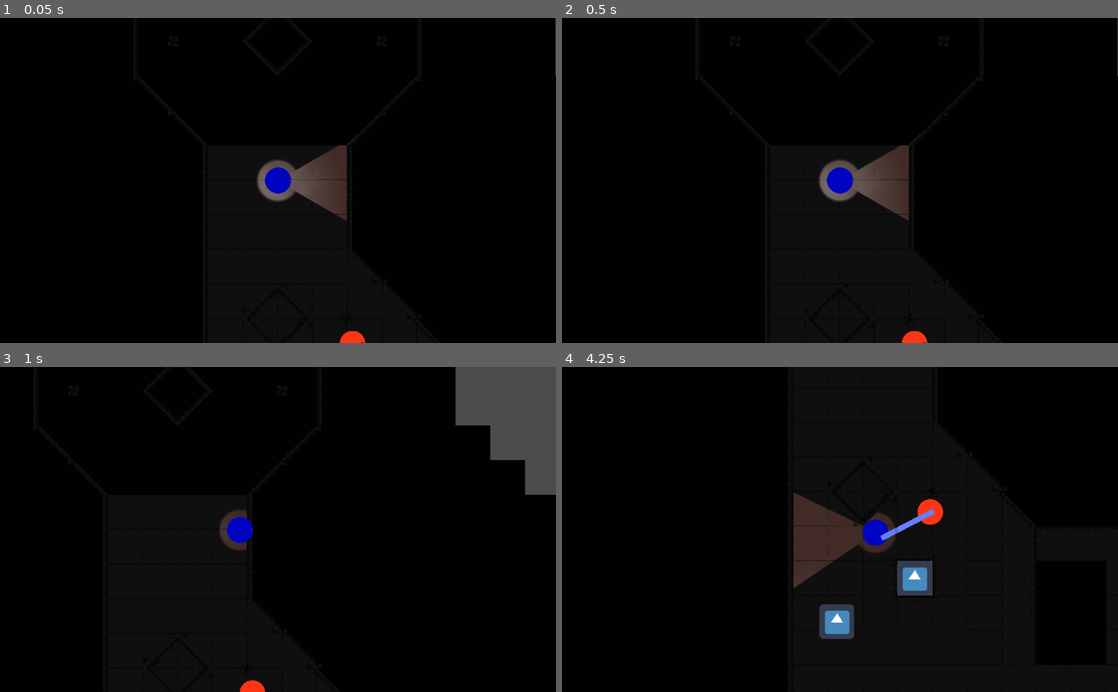
Above: before the commit, frames 1-4 (two rows, left to right).
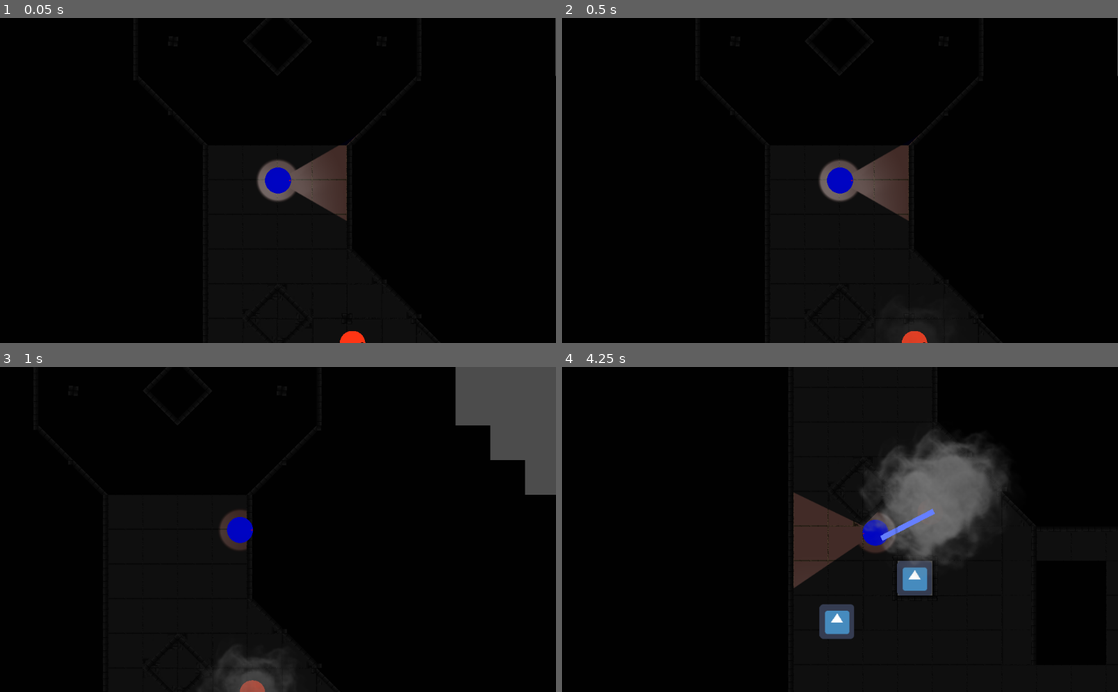
Above: after the commit, the same moments.

Repository: R4nKF1v3/boss
Game: Godot game, scene res://scenes/levels/Test/Test.tscn
The game is run twice, just before and just after one commit, with the same random seed, the same clock (stepped at 60 frames per second) and the same inputs. The project has no main scene, so this scene is started directly. The engine's default icon, where the game draws it, is replaced by a stand-in: a white triangle on a blue panel in a dark square.
Inputs (mouse positions are in pixels of both pictures, inside the frame that each line leads up to):
- Up to frame 1 (0.05 s): no input
- Up to frame 2 (0.5 s): no input
- Up to frame 3 (1 s): tap Enter at 0.5 s; move the mouse to (400, 513) at 0.52 s; hold Right (move_right) from 0.53 s (still down); hold Shift (run) from 0.53 s (still down); click (400, 513) at 0.67 s
- Up to frame 4 (4.25 s): move the mouse to (728, 545) at 1.27 s; release Right (move_right) at 1.28 s; release Shift (run) at 1.28 s; hold Down (move_down) 1.28-2.03 s; tap Shift (run) at 1.35, 2.85 s; move the mouse to (895, 458) at 2.02 s; hold Right (move_right) 2.03-2.78 s; hold Shift (run) 2.03-2.78 s; move the mouse to (812, 594) at 2.77 s; hold Up (move_up) 2.78-3.53 s; click (812, 594) at 2.92 s; move the mouse to (1006, 578) at 3.52 s; hold Left (move_left) from 3.53 s (still down); hold Shift (run) from 3.53 s (still down)

Frame 1 is identical in both runs. In frame 2, 0.1% of the frame differs, in the area x 61-66%, y 96-100%; in frame 3, 1.0%; in frame 4, 6.3%, in the area x 53-81%, y 20-61%.

Commit message:
Agregado efecto de partículas al ShadowEnemy

Diff:
--- a/entities/npcs/enemies/shadow/EnemyShadow.tscn
+++ b/entities/npcs/enemies/shadow/EnemyShadow.tscn
@@ -7,6 +7,7 @@
 [ext_resource path="res://entities/npcs/enemies/shadow/states/Wander.gd" type="Script" id=5]
 [ext_resource path="res://entities/npcs/enemies/shadow/states/Chase.gd" type="Script" id=6]
 [ext_resource path="res://entities/npcs/enemies/shadow/shadow.png" type="Texture" id=7]
+[ext_resource path="res://entities/npcs/enemies/shadow/fxs/Smoke/0000.png" type="Texture" id=8]
 
 [sub_resource type="CanvasItemMaterial" id=1]
 
@@ -22,7 +23,23 @@
 [sub_resource type="Animation" id=5]
 resource_name = "wander"
 
-[node name="EnemyShadow" instance=ExtResource( 1 )]
+[sub_resource type="Gradient" id=7]
+offsets = PoolRealArray( 0.0104167, 0.479167, 0.854167, 1 )
+colors = PoolColorArray( 1, 1, 1, 0, 1, 1, 1, 1, 1, 1, 1, 0.791667, 1, 1, 1, 0 )
+
+[sub_resource type="GradientTexture" id=8]
+gradient = SubResource( 7 )
+
+[sub_resource type="ParticlesMaterial" id=6]
+flag_disable_z = true
+spread = 0.0
+gravity = Vector3( 0, 0, 0 )
+angular_velocity_random = 1.0
+orbit_velocity = 0.0
+orbit_velocity_random = 0.0
+color_ramp = SubResource( 8 )
+
+[node name="EnemyShadow" index="0" instance=ExtResource( 1 )]
 light_mask = 3
 material = SubResource( 1 )
 collision_mask = 3
@@ -67,4 +84,15 @@
 collision_mask = 2
 
 [node name="CollisionShape2D" type="CollisionShape2D" parent="DetectionArea" index="0"]
+
+[node name="Emmisives" type="Node2D" parent="." index="5"]
+use_parent_material = true
+
+[node name="Particles2D" type="Particles2D" parent="Emmisives" index="0"]
+light_mask = 3
+use_parent_material = true
+lifetime = 4.0
+local_coords = false
+process_material = SubResource( 6 )
+texture = ExtResource( 8 )
 [connection signal="timeout" from="StateMachine/Idle/BoredomTimer" to="StateMachine/Idle" method="_on_Timer_timeout"]
--- a/entities/npcs/enemies/shadow/states/Idle.gd
+++ b/entities/npcs/enemies/shadow/states/Idle.gd
@@ -1,4 +1,4 @@
-extends "res://entities/npcs/enemies/shadow/states/Motion.gd"
+extends "res://entities/state.gd"
 
 onready var timer = $BoredomTimer
 
Not shown: 1 places in entities/npcs/enemies/shadow/EnemyShadow.tscn that only renumber resources
Binary file added: entities/npcs/enemies/shadow/fxs/Smoke/0000.png
Not shown, added: entities/npcs/enemies/shadow/fxs/Smoke/0000.png.import
Binary file added: entities/npcs/enemies/shadow/fxs/Smoke/0001.png
Not shown, added: entities/npcs/enemies/shadow/fxs/Smoke/0001.png.import
Binary file added: entities/npcs/enemies/shadow/fxs/Smoke/0002.png
Not shown, added: entities/npcs/enemies/shadow/fxs/Smoke/0002.png.import
Binary file added: entities/npcs/enemies/shadow/fxs/Smoke/0003.png
Not shown, added: entities/npcs/enemies/shadow/fxs/Smoke/0003.png.import
Binary file added: entities/npcs/enemies/shadow/fxs/Smoke/0004.png
Not shown, added: entities/npcs/enemies/shadow/fxs/Smoke/0004.png.import
Binary file added: entities/npcs/enemies/shadow/fxs/Smoke/0005.png
(and 171 more such lines)
